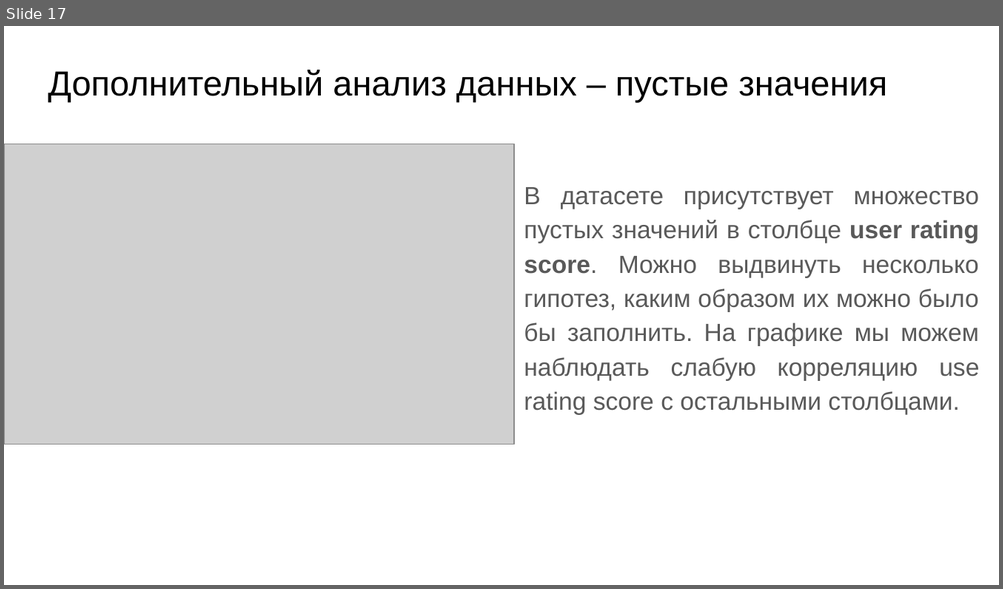
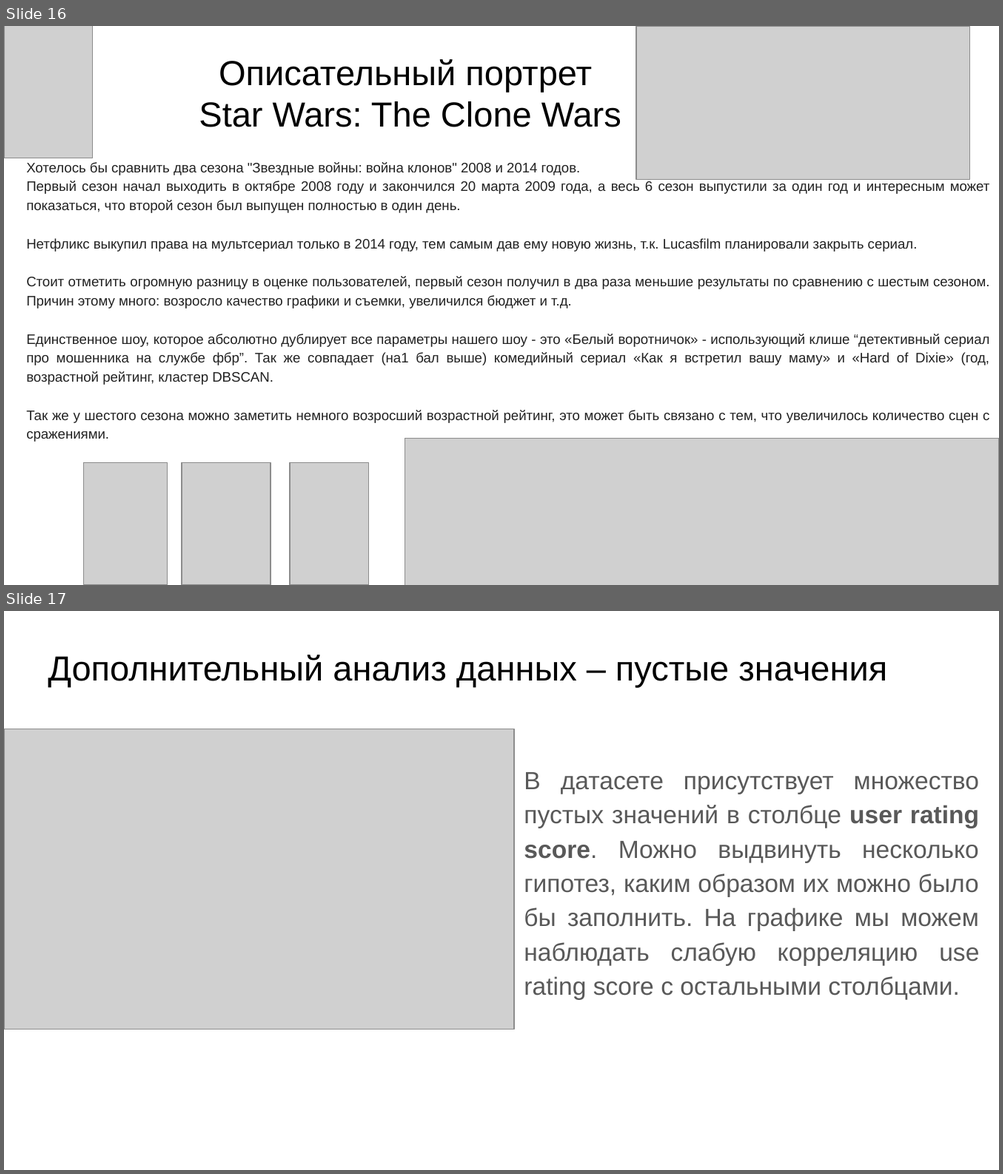
Before and after one commit to Dimildizio/DS_course, a slide deck: EDA_group_slides.pptx. Shown one above the other, each under a label of ours: slide 17 before the commit, slides 16 and 17 after it. The pictures are 1003x589 and 1003x1174 pixels, drawn with LibreOffice and Linux fonts; fonts in the diff are those of the drawing; grey boxes stand for pictures. Boxes give left, top, right and bottom in pixels: in the first picture for what was removed or moved away, otherwise in the second. Text is boxed around its words. In the diff, an @@ line names an element or a change of style, - is before the commit and + after.

```diff
--- a/EDA_group_slides.pptx
+++ b/EDA_group_slides.pptx
@@ slide 16 added at [4,26,999,585], background #FFFFFF @@
@@ picture added at [4,26,93,158] @@
@@ picture added at [635,26,969,179] @@
@@ title added at [199,59,621,127], 25.2 pt, text #000000 @@
+Описательный портрет
+Star Wars: The Clone Wars
@@ text added at [26,162,990,442], 10 pt, text #212121 @@
+Хотелось бы сравнить два сезона "Звездные войны: война клонов" 2008 и 2014 годов.
+Первый сезон начал выходить в октябре 2008 году и закончился 20 марта 2009 года, а весь 6 сезон выпустили за один год и интересным может показаться, что второй сезон был выпущен полностью в один день.
+Нетфликс выкупил права на мультсериал только в 2014 году, тем самым дав ему новую жизнь, т.к. Lucasfilm планировали закрыть сериал.
+Стоит отметить огромную разницу в оценке пользователей, первый сезон получил в два раза меньшие результаты по сравнению с шестым сезоном. Причин этому много: возросло качество графики и съемки, увеличился бюджет и т.д.
+Единственное шоу, которое абсолютно дублирует все параметры нашего шоу - это «Белый воротничок» - использующий клише “детективный сериал про мошенника на службе фбр”. Так же совпадает (на1 бал выше) комедийный сериал «Как я встретил вашу маму» и «Hard of Dixie» (год, возрастной рейтинг, кластер DBSCAN.
+Так же у шестого сезона можно заметить немного возросший возрастной рейтинг, это может быть связано с тем, что увеличилось количество сцен с сражениями.
@@ picture added at [405,439,999,585] @@
@@ picture added at [84,463,167,585] @@
@@ picture added at [182,463,270,585] @@
@@ picture added at [290,463,368,585] @@
```
Also in this commit, not shown: 1 slide removed.
